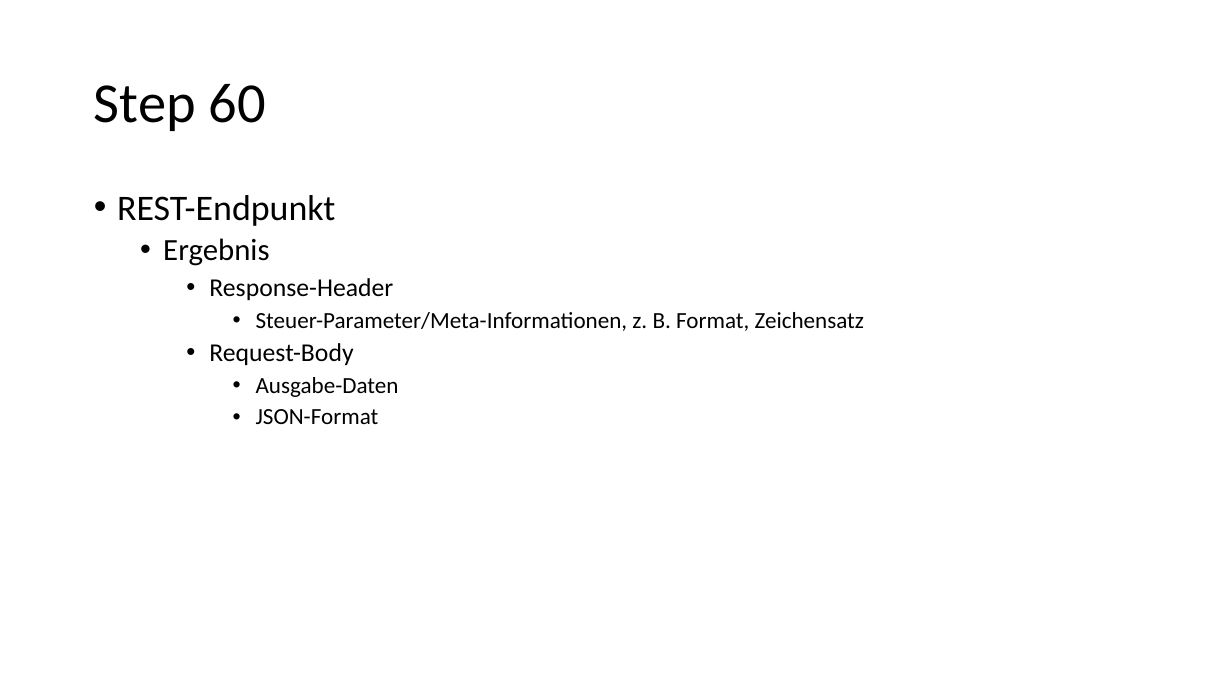
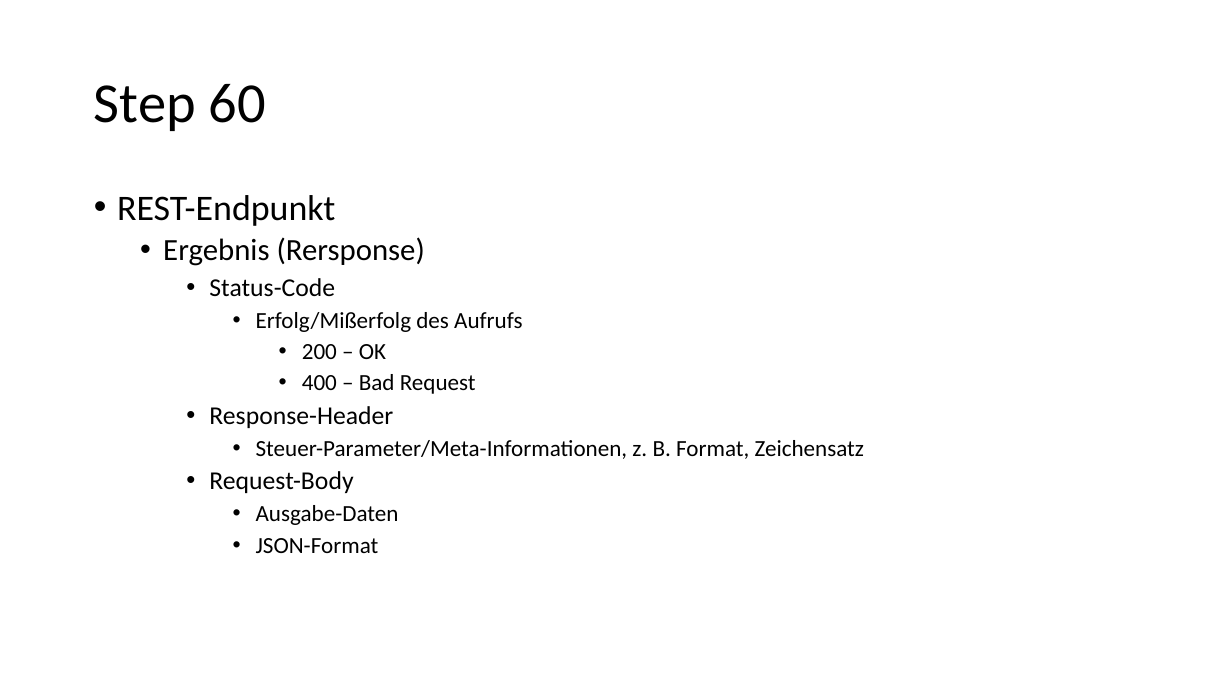
Before and after one commit to igeldo/PR4-SoSe23, a slide deck: slide 35 of Java-Starter.pptx (slide 32 before the commit). Drawn at 1232x693 pixels with LibreOffice and Linux fonts; fonts in the diff are those of the drawing. Boxes give left, top, right and bottom in pixels: in the first picture for what was removed or moved away, otherwise in the second. Text is boxed around its words. In the diff, an @@ line names an element or a change of style, - is before the commit and + after.

```diff
--- a/Java-Starter.pptx
+++ b/Java-Starter.pptx
@@ text at bbox=[163, 237, 522, 394]: text changed; size 24 to 18 pt @@
-  • Ergebnis
+  • Ergebnis (Rersponse)
+    • Status-Code
+      • Erfolg/Mißerfolg des Aufrufs
+        • 200 – OK
+        • 400 – Bad Request
```
Also in this commit, not shown: 1 other slide changed, 4 slides added.
